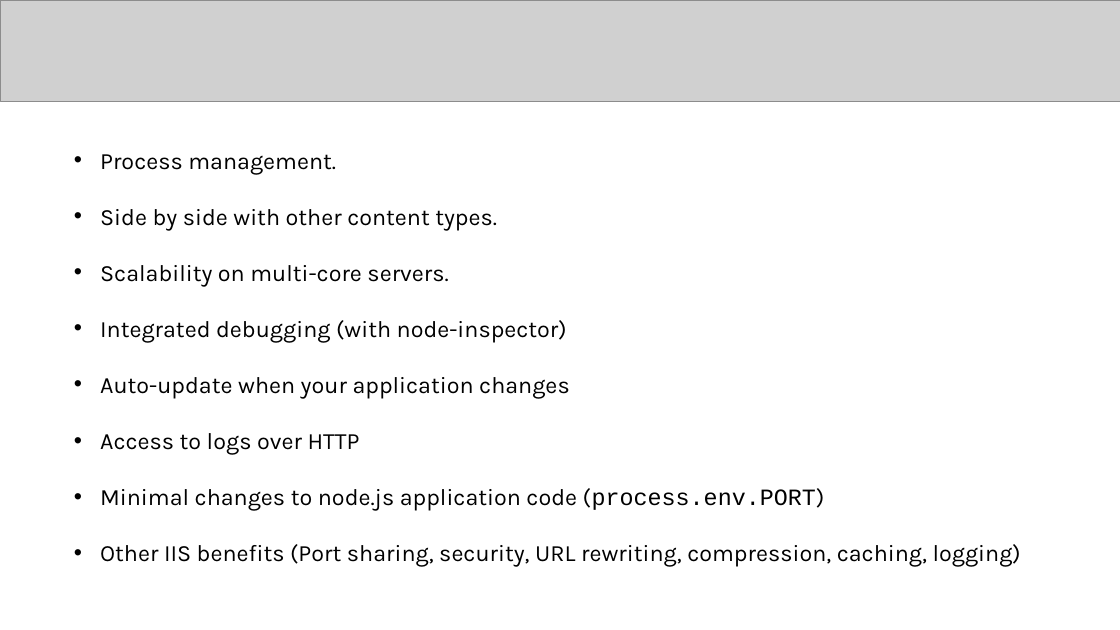
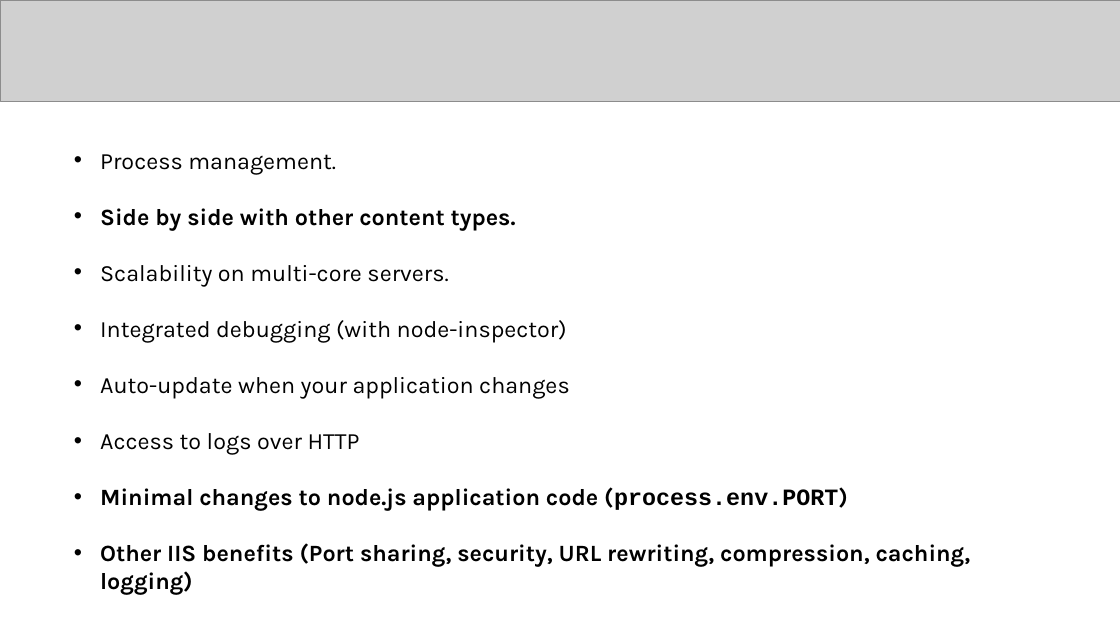
Before and after one commit to badescuga/NodeJsDemo, a slide deck: slide 15 of slidedeck/slides.pptx (slide 9 before the commit). Drawn at 1120x630 pixels with LibreOffice and Linux fonts; fonts in the diff are those of the drawing; grey boxes stand for pictures. Boxes give left, top, right and bottom in pixels: in the first picture for what was removed or moved away, otherwise in the second. Text is boxed around its words. In the diff, an @@ line names an element or a change of style, - is before the commit and + after.

```diff
--- a/slidedeck/slides.pptx
+++ b/slidedeck/slides.pptx
@@ text at (100,208,971,594): bold on in "Side by side with other content types.", "Minimal changes to node.js application code (process.env.POR ...", "Other IIS benefits (Port sharing, security, URL ..." @@
```
Also in this commit, not shown: 6 other slides changed, 10 slides added, 2 slides removed.
